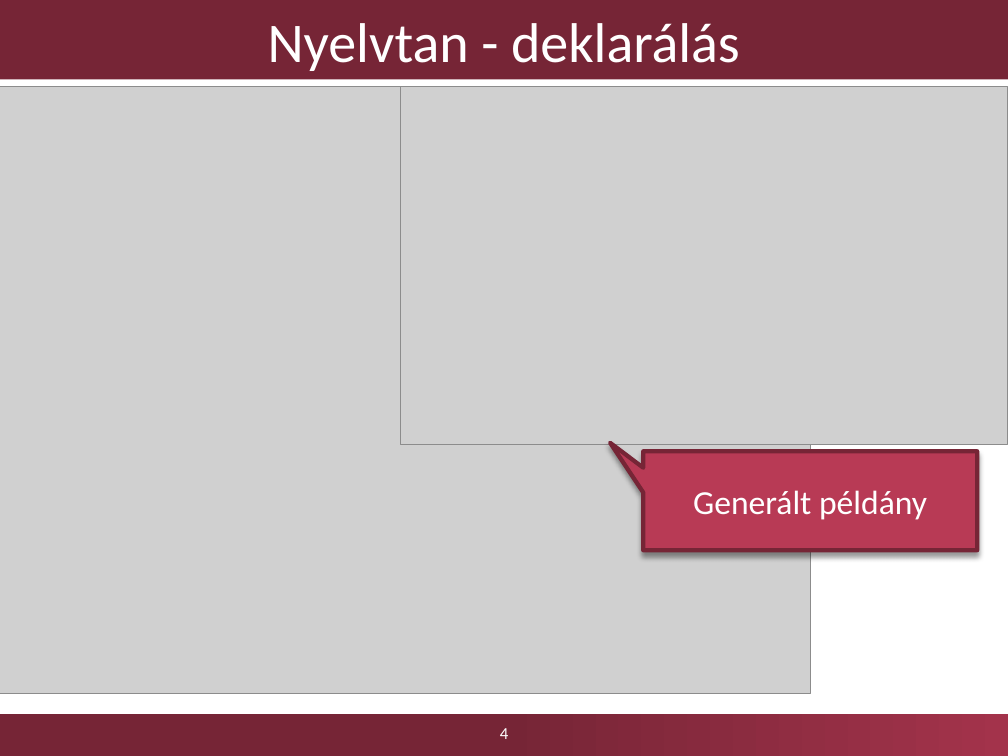
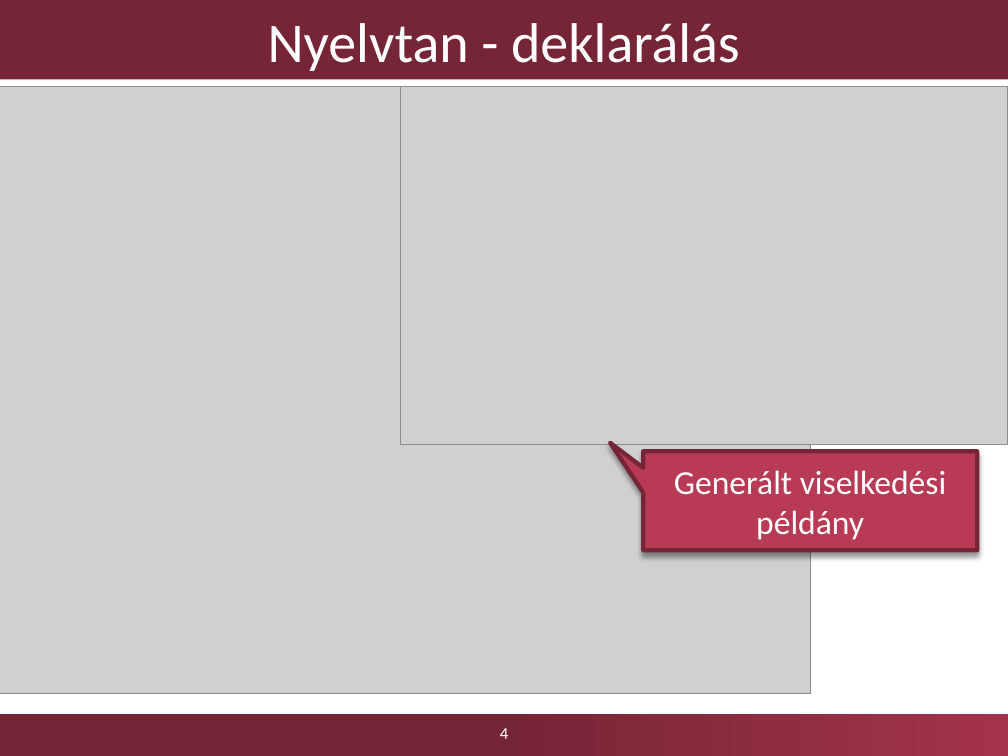
Before and after one commit to FTSRG-MDSD/MDSD-2016-ztz, a slide deck: slide 4 of doc/prezi/hw2/ztz-presentation.pptx. Drawn at 1008x756 pixels with LibreOffice and Linux fonts; fonts in the diff are those of the drawing; grey boxes stand for pictures; background and template pictures are left out. Boxes give left, top, right and bottom in pixels: in the first picture for what was removed or moved away, otherwise in the second. Text is boxed around its words. In the diff, an @@ line names an element or a change of style, - is before the commit and + after.

```diff
--- a/doc/prezi/hw2/ztz-presentation.pptx
+++ b/doc/prezi/hw2/ztz-presentation.pptx
@@ text in speech box at <box>674,470,947,540</box>: text changed @@
-Generált példány
+Generált viselkedési példány
```
Also in this commit, not shown: 7 other slides changed.
